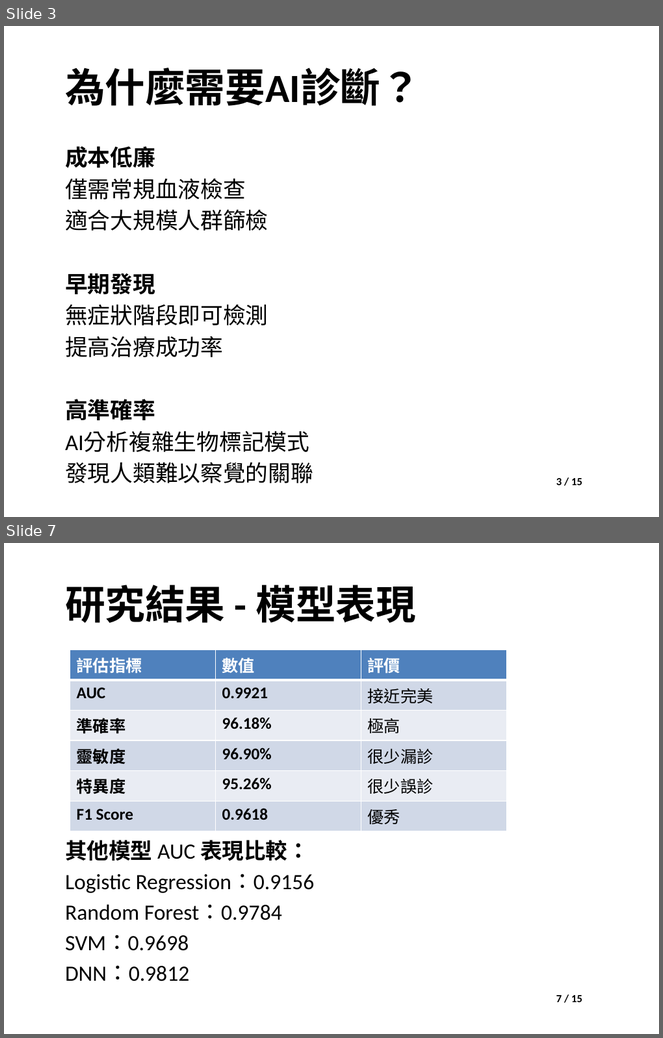
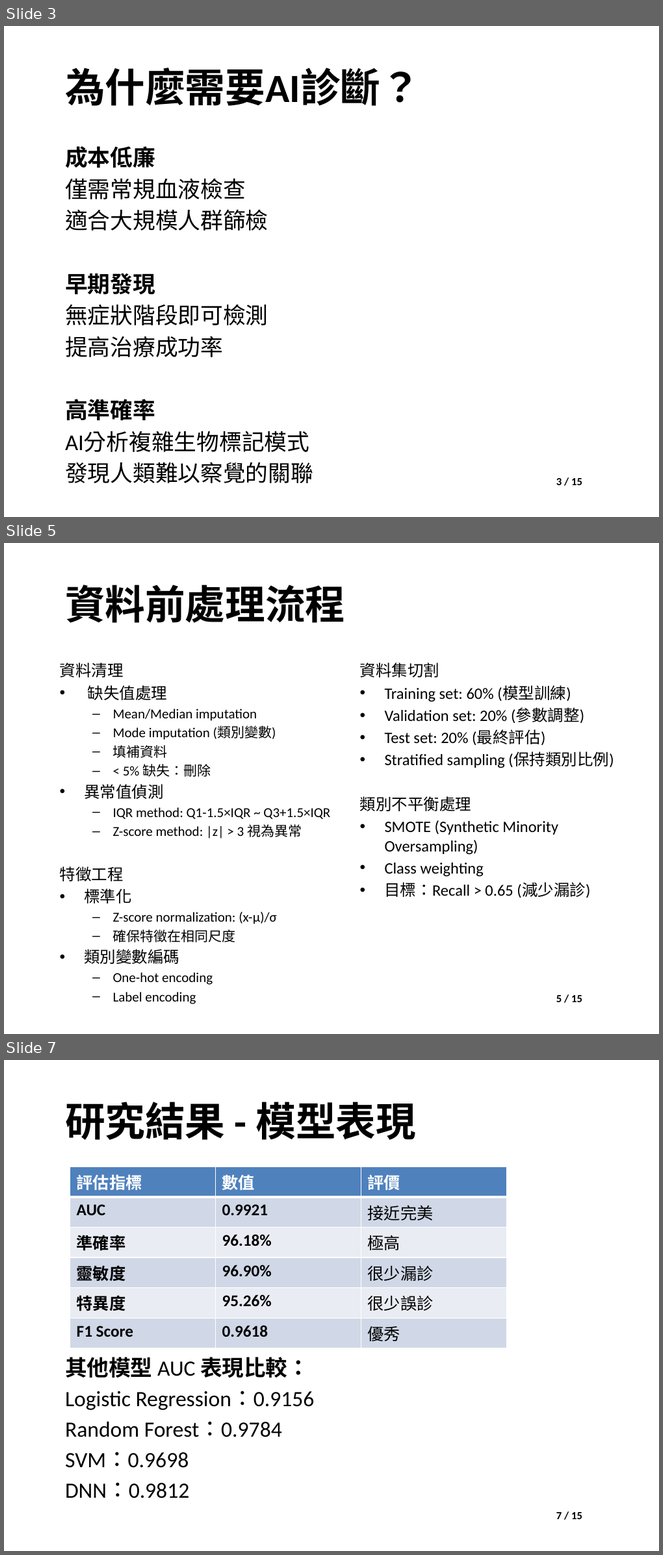
Before and after one commit to joechiboo/ResearchSeminar-3H, a slide deck: 提交檔案/專題討論_21138X006_紀伯喬_wVBA.pptm. Shown one above the other, each under a label of ours: slides 3 and 7 before the commit, slides 3, 5 and 7 after it; the slides between them are not shown. The pictures are 663x1038 and 663x1555 pixels, drawn with LibreOffice and Linux fonts; fonts in the diff are those of the drawing; background and template pictures are left out. Boxes give left, top, right and bottom in pixels: in the first picture for what was removed or moved away, otherwise in the second. Text is boxed around its words. In the diff, an @@ line names an element or a change of style, - is before the commit and + after.

```diff
--- a/提交檔案/專題討論_21138X006_紀伯喬_wVBA.pptm
+++ b/提交檔案/專題討論_21138X006_紀伯喬_wVBA.pptm
@@ slide 5 added at [4, 543, 659, 1034], background picture (left out) @@
@@ title added at [65, 585, 345, 623], 44 pt, text #000000, bold @@
+資料前處理流程
@@ text added at [60, 663, 330, 985], 15 pt, text #000000 @@
+資料清理
+• 缺失值處理
+  – Mean/Median imputation
+  – Mode imputation (類別變數)
+  – 填補資料
+  – < 5% 缺失：刪除
+• 異常值偵測
+  – IQR method: Q1-1.5×IQR ~ Q3+1.5×IQR
+  – Z-score method: |z| > 3 視為異常
+特徵工程
+• 標準化
+  – Z-score normalization: (x-μ)/σ
+  – 確保特徵在相同尺度
+• 類別變數編碼
+  – One-hot encoding
+  – Label encoding
@@ text added at [360, 663, 614, 899], 17.5 pt, text #000000 @@
+資料集切割
+• Training set: 60% (模型訓練)
+• Validation set: 20% (參數調整)
+• Test set: 20% (最終評估)
+• Stratified sampling (保持類別比例)
+類別不平衡處理
+• SMOTE (Synthetic Minority Oversampling)
+• Class weighting
+• 目標：Recall > 0.65 (減少漏診)
@@ text added at [556, 995, 582, 1003], 12 pt, text #000000, bold @@
+5 / 15
```
Also in this commit, not shown: 8 slides changed, 1 slide removed, 4 other files.
